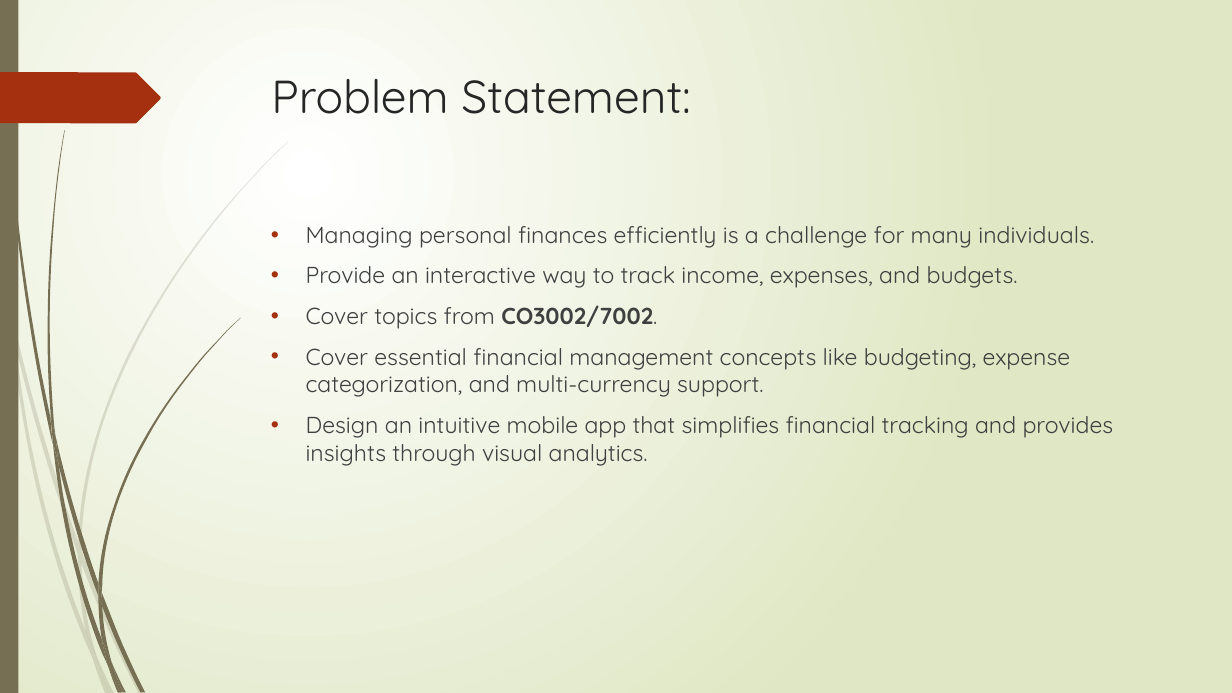
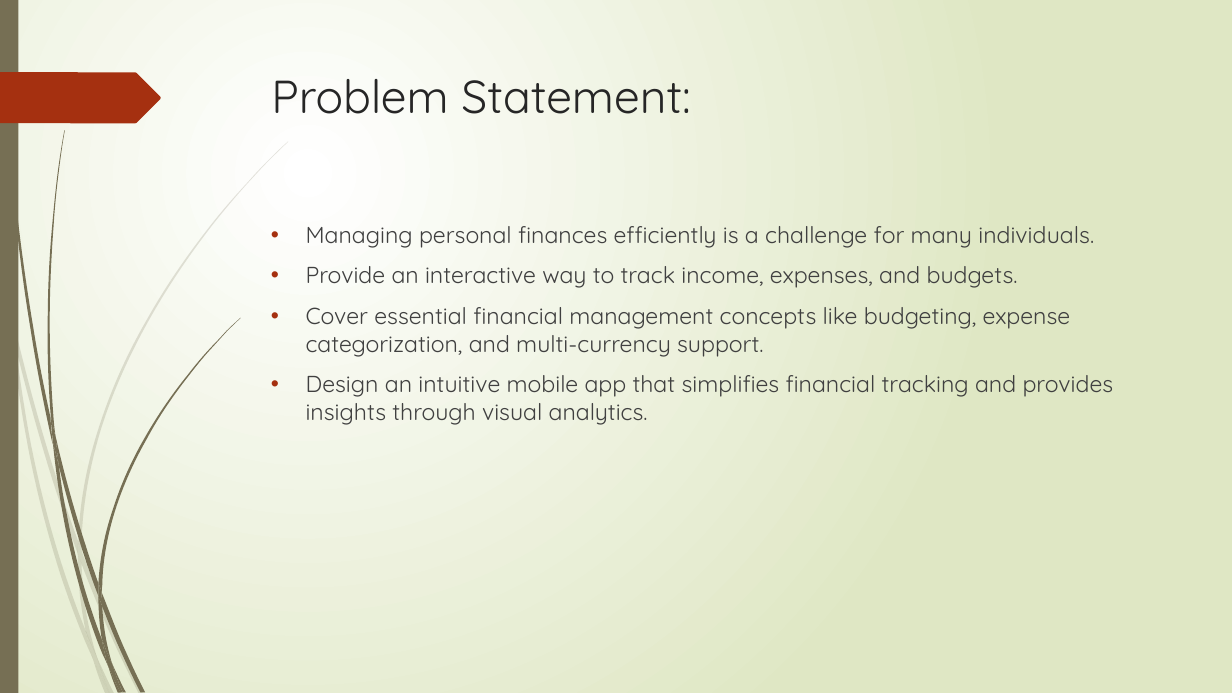
Before and after one commit to VivekShah138/FinanceTracker, a slide deck: slide 3 of docs/5_presentation/InterviewMarkerPresentation.pptx. Drawn at 1232x693 pixels with LibreOffice and Linux fonts; fonts in the diff are those of the drawing. Boxes give left, top, right and bottom in pixels: in the first picture for what was removed or moved away, otherwise in the second. Text is boxed around its words. In the diff, an @@ line names an element or a change of style, - is before the commit and + after.

```diff
--- a/docs/5_presentation/InterviewMarkerPresentation.pptx
+++ b/docs/5_presentation/InterviewMarkerPresentation.pptx
@@ text at [306,305,657,329]: paragraph removed @@
-• Cover topics from CO3002/7002.
```
Also in this commit, not shown: 14 other files.
